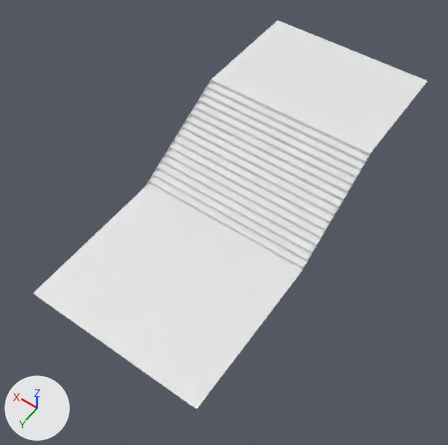
The FBX model Assets/Models/Hallway/Walls/SM_Stair_Base.fbx as it was, and as the next commit left it.
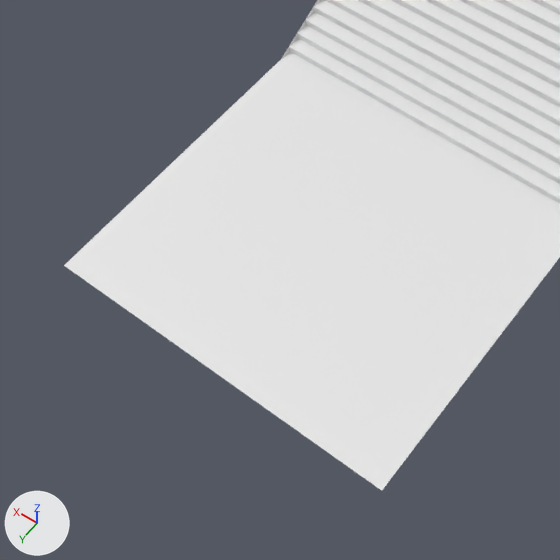
Old and new are each drawn whole from a 50 mm lens placed at (-5.06, 2.27, 7.81), pointed at (-1.57, -2.61, 0.13) and again close up on the part from 0% to 64% of the width and 35% to 100% of the height. The axes (+X, +Y, +Z) are drawn at lower left. The lights are the same throughout. The older version's two pictures come first. Where no turn or scale is listed for an object, it has been applied to the vertices.

The first close-up shows 'SM_Stair_Base'.
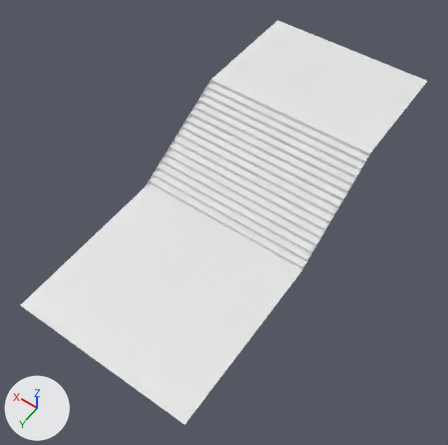
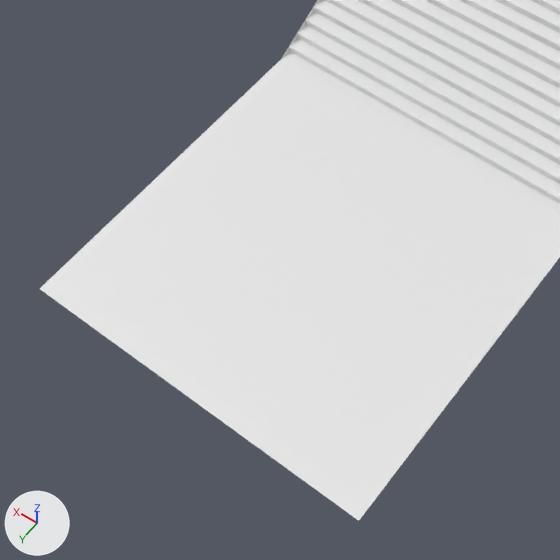
The newer file is also turned or shifted as a whole; pictures and numbers use the older file's frame.

The change, as a diff of the scene's bpy script:
```diff
--- a/Assets/Models/Hallway/Walls/SM_Stair_Base.fbx.py
+++ b/Assets/Models/Hallway/Walls/SM_Stair_Base.fbx.py
@@ me_cube_518 @@
 # used by ob_sm_stair_base; location = (0.0, 0.0, 0.0)
-me_cube_518.from_pydata(...)  # 72 vertices, 67 faces; spans x -3.0..0.0, y -6.53..0.0, z 0.0..1.0
-me_cube_518.vertices[70].co = (-3.0, 0.0, 0.0)  # pixel (381, 490)
-me_cube_518.vertices[71].co = (0.0, 0.0, 0.0)  # pixel (63, 265)
+me_cube_518.from_pydata(...)  # 72 vertices, 67 faces; spans x -3.0..0.0, y -6.53..0.25, z 0.0..1.0
+# me_cube_518 part 1
+me_cube_518.vertices[70].co = (-3.0, 0.25, 0.0)  # pixel (358, 520)
+me_cube_518.vertices[71].co = (0.0, 0.25, 0.0)  # pixel (39, 288)
 me_cube_518.materials.append(mat_trim)
```

Boxes [x1, y1, x2, y2] around the edits, measured in the close-ups (560 x 560 px; the box of a moved part takes in the faces that stretch with it):
'SM_Stair_Base', reshaped: before [64, 0, 560, 490]; after [40, 0, 560, 521]
part 1 of me_cube_518, moved or reshaped: before [64, 263, 384, 490]; after [40, 263, 384, 521]
